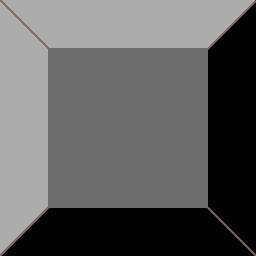
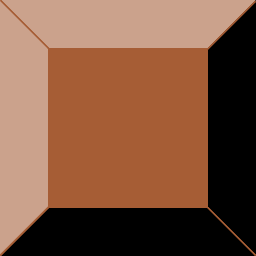
Layer changes from the first 256 × 256 image to the second:
renamed "Layer 6 copy 2" to "Lines Castle", hid it over (0, 0, 256, 256)
renamed "Layer 6" to "Lines Overworld", showed it over (0, 0, 256, 256)
renamed "Layer 1 copy 2" to "Half Castle", hid it over (48, 48, 208, 208)
renamed "Layer 1" to "Half Overworld", showed it over (48, 48, 208, 208)
renamed "Layer 8" to "Light Castle", hid it over (0, 0, 256, 256)
renamed "Layer 0" to "Light Overworld", showed it over (0, 0, 256, 256)
